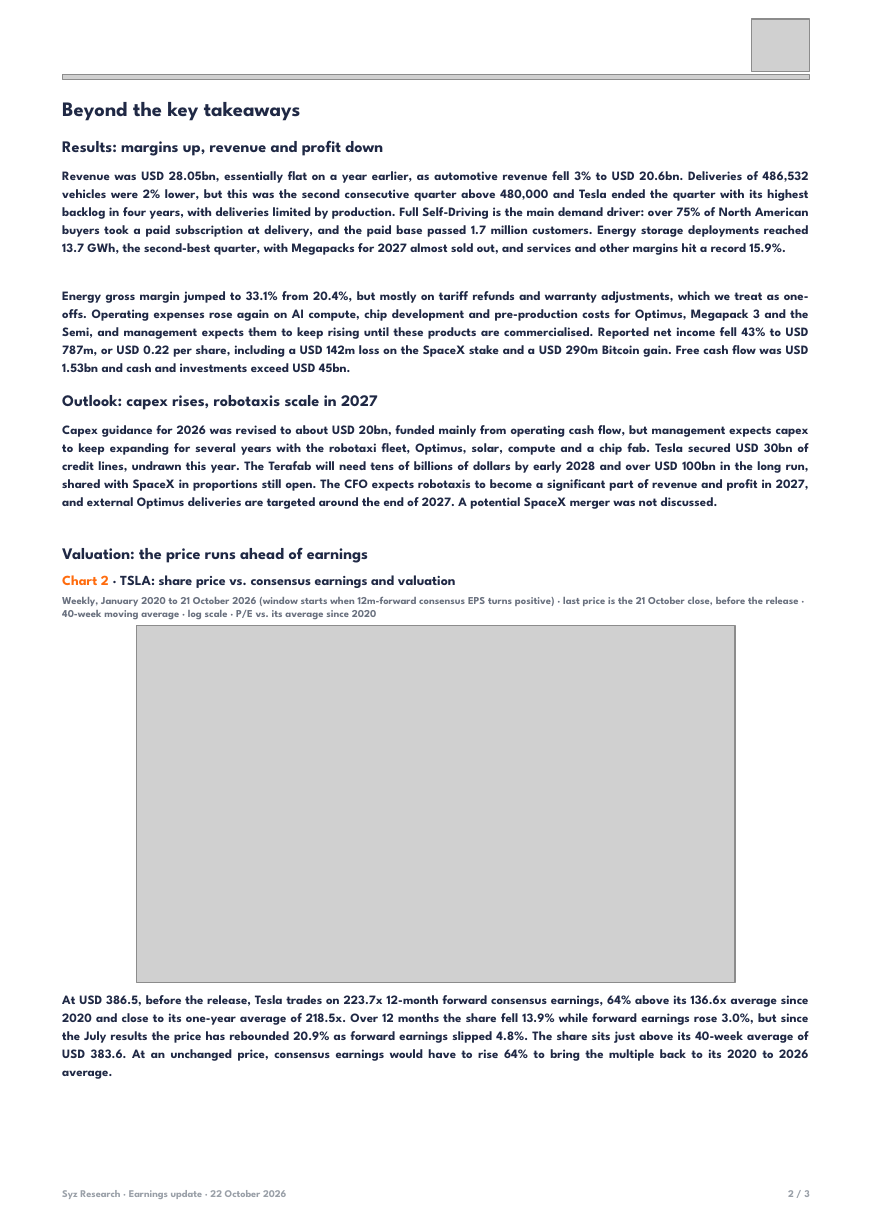
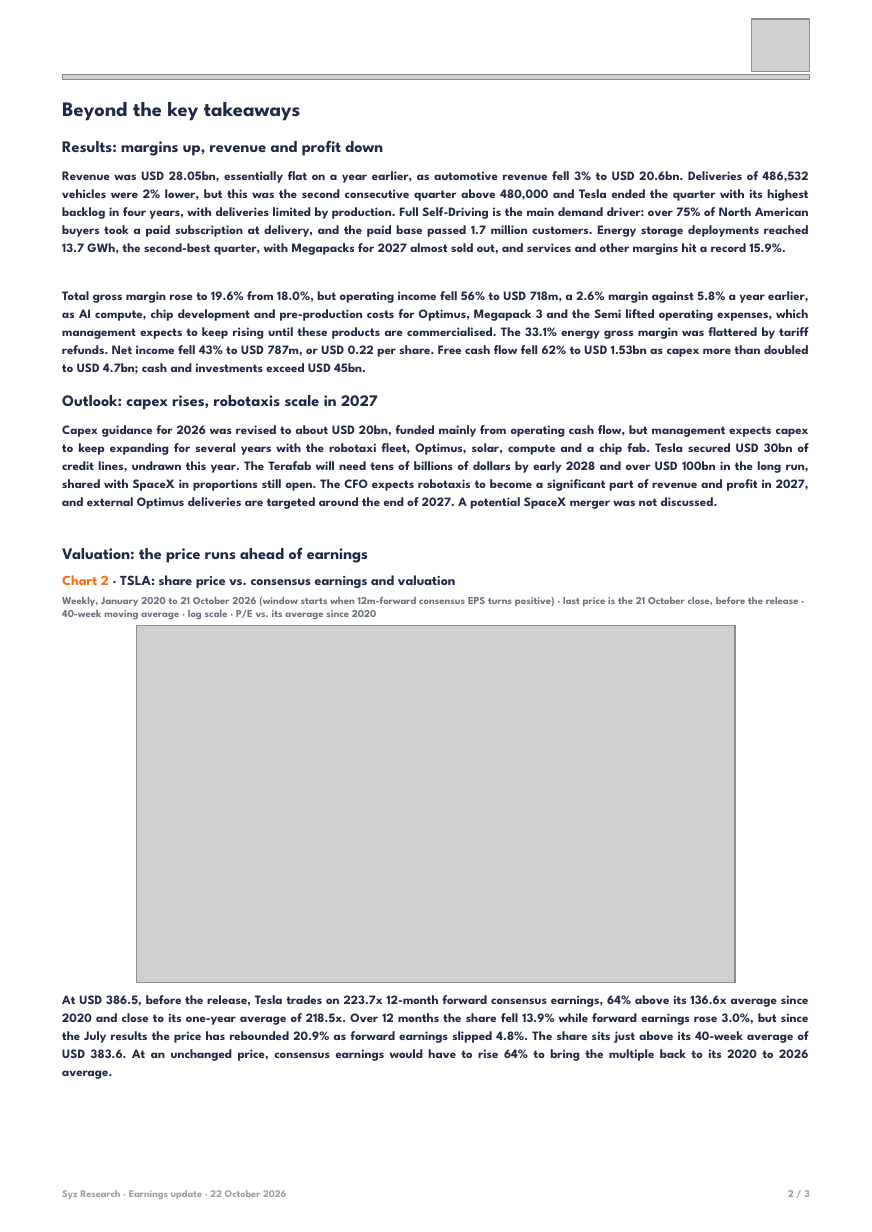
Before and after one commit to jb-db05/adhoc_Equity, a slide deck: slide 2 of notes/2026-10-21-tesla-q3-results/syz-earnings/out/Earnings_Update_TSLA_Q32026.pptx. Drawn at 872x1232 pixels with LibreOffice and Linux fonts; fonts in the diff are those of the drawing; grey boxes stand for pictures. Boxes give left, top, right and bottom in pixels: in the first picture for what was removed or moved away, otherwise in the second. Text is boxed around its words. In the diff, an @@ line names an element or a change of style, - is before the commit and + after.

```diff
--- a/notes/2026-10-21-tesla-q3-results/syz-earnings/out/Earnings_Update_TSLA_Q32026.pptx
+++ b/notes/2026-10-21-tesla-q3-results/syz-earnings/out/Earnings_Update_TSLA_Q32026.pptx
@@ text at <box>62,291,809,374</box>: text changed @@
-Energy gross margin jumped to 33.1% from 20.4%, but mostly on tariff refunds and warranty adjustments, which we treat as one-offs. Operating expenses rose again on AI compute, chip development and pre-production costs for Optimus, Megapack 3 and the Semi, and management expects them to keep rising until these products are commercialised. Reported net income fell 43% to USD 787m, or USD 0.22 per share, including a USD 142m loss on the SpaceX stake and a USD 290m Bitcoin gain. Free cash flow was USD 1.53bn and cash and investments exceed USD 45bn.
+Total gross margin rose to 19.6% from 18.0%, but operating income fell 56% to USD 718m, a 2.6% margin against 5.8% a year earlier, as AI compute, chip development and pre-production costs for Optimus, Megapack 3 and the Semi lifted operating expenses, which management expects to keep rising until these products are commercialised. The 33.1% energy gross margin was flattered by tariff refunds. Net income fell 43% to USD 787m, or USD 0.22 per share. Free cash flow fell 62% to USD 1.53bn as capex more than doubled to USD 4.7bn; cash and investments exceed USD 45bn.
```
Also in this commit, not shown: 1 other slide changed, 3 other files.
